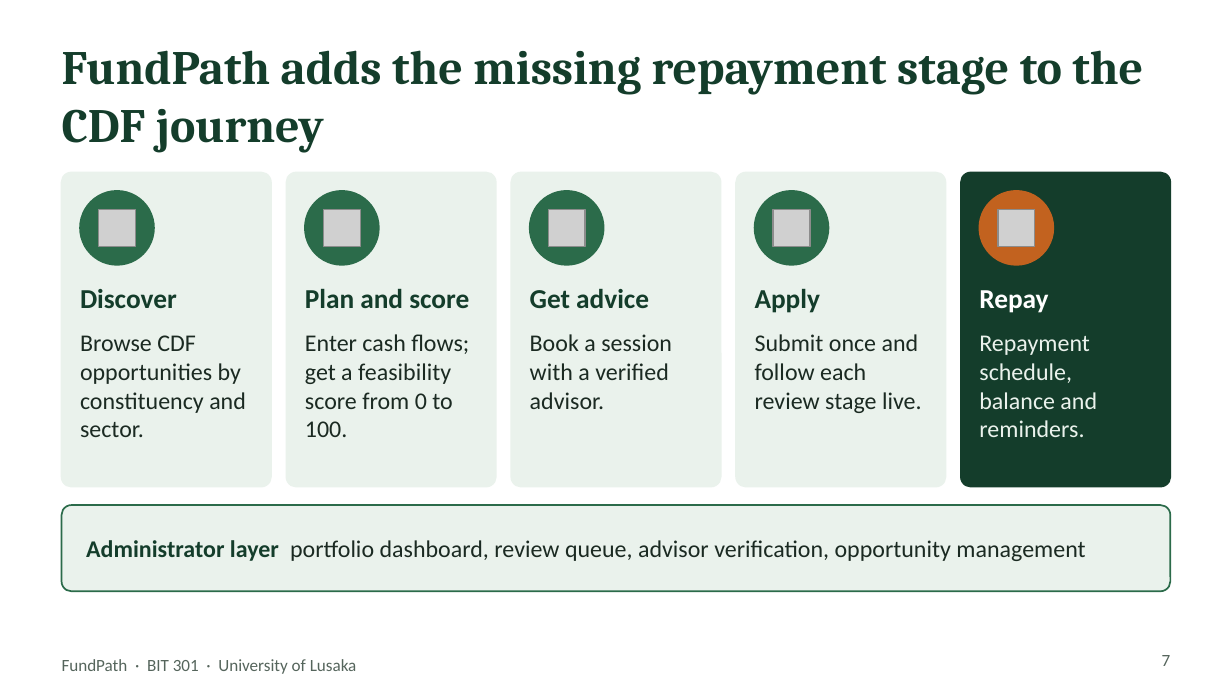
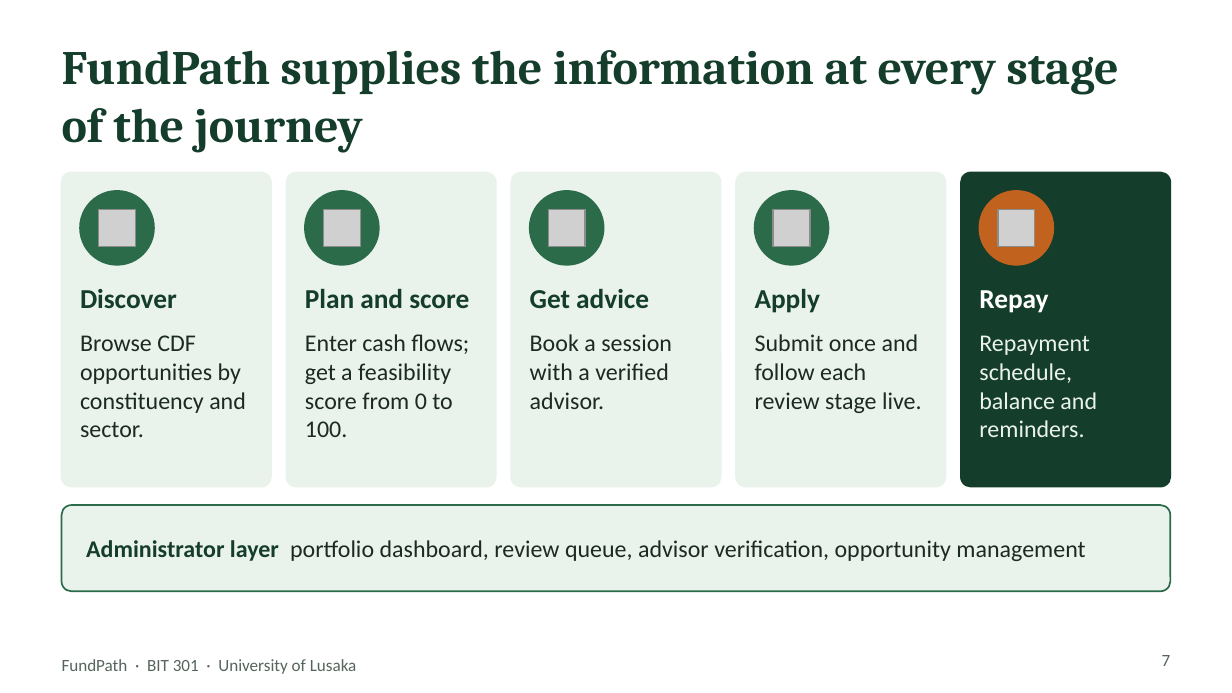
Before and after one commit to mwemmz/cdf-project, a slide deck: slide 7 of docs/presentation/FundPath_CDF_Academic_Deck.pptx. Drawn at 1232x693 pixels with LibreOffice and Linux fonts; fonts in the diff are those of the drawing; grey boxes stand for pictures. Boxes give left, top, right and bottom in pixels: in the first picture for what was removed or moved away, otherwise in the second. Text is boxed around its words. In the diff, an @@ line names an element or a change of style, - is before the commit and + after.

```diff
--- a/docs/presentation/FundPath_CDF_Academic_Deck.pptx
+++ b/docs/presentation/FundPath_CDF_Academic_Deck.pptx
@@ title at <box>62,50,1119,152</box>: text changed @@
-FundPath adds the missing repayment stage to the CDF journey
+FundPath supplies the information at every stage of the journey
```
Also in this commit, not shown: 8 other slides changed, 4 other files.
